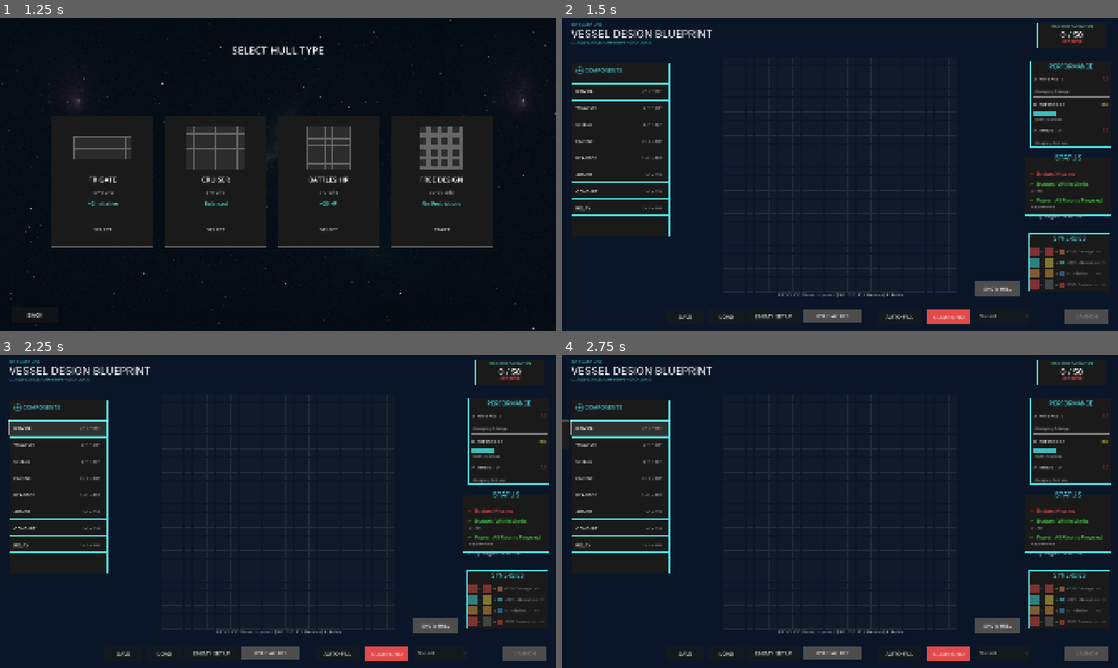
Above: before the commit, frames 1-4 (two rows, left to right).
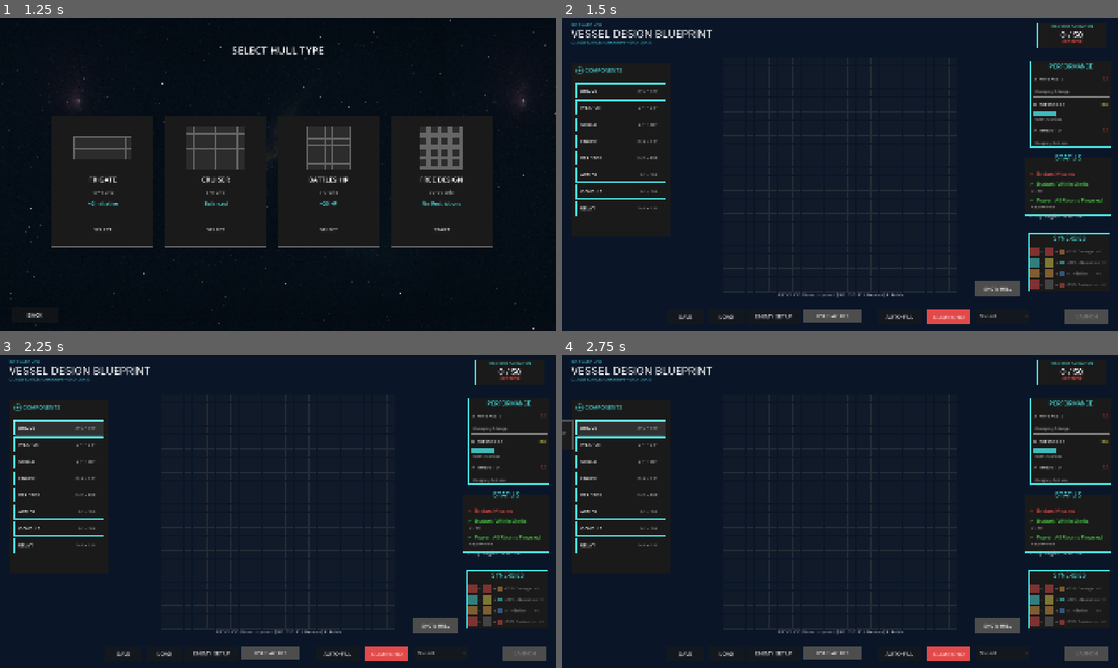
Above: after the commit, the same moments.

Repository: cautiouskurns/Startship-Designer
Game: Godot game, scene res://scenes/mission/MissionSelect.tscn
Two runs of this game, one before a commit and one after it. Both use one fixed random seed, a clock stepped at 60 frames per second and the inputs below. Sound files missing from this copy of the repository are replaced by a short silence.
Inputs (mouse positions are in pixels of both pictures, inside the frame that each line leads up to):
- Up to frame 1 (1.25 s): click "PATROL DUTY" at 0.5 s
- Up to frame 2 (1.5 s): click "START" at 1.25 s
- Up to frame 3 (2.25 s): click (61, 426) at 2 s
- Up to frame 4 (2.75 s): no input

Frame 1 is identical in both runs. In frame 2, 0.9% of the frame differs, in the area x 1-20%, y 14-70%; in frame 3, 0.9%; in frame 4, 1.0%, in the area x 0-20%, y 14-70%.

Commit message:
fix: Adjust border widths for RoomPalettePanel and RoomTypeButton for consistent styling

Diff:
--- a/scenes/designer/components/RoomPalettePanel.tscn
+++ b/scenes/designer/components/RoomPalettePanel.tscn
@@ -5,10 +5,10 @@
 
 [sub_resource type="StyleBoxFlat" id="StyleBoxFlat_components_panel"]
 bg_color = Color(0.101961, 0.101961, 0.101961, 1)
-border_width_left = 2
-border_width_top = 2
-border_width_right = 2
-border_width_bottom = 2
+border_width_left = 1
+border_width_top = 1
+border_width_right = 1
+border_width_bottom = 1
 border_color = Color(0.290196, 0.886275, 0.886275, 1)
 
 [node name="RoomPalettePanel" type="Panel"]
@@ -45,42 +45,52 @@
 custom_minimum_size = Vector2(0, 10)
 layout_mode = 2
 
-[node name="BridgeButton" parent="VBoxContainer" instance=ExtResource("2")]
+[node name="ButtonsMargin" type="MarginContainer" parent="VBoxContainer"]
+layout_mode = 2
+size_flags_vertical = 3
+theme_override_constants/margin_left = 16
+theme_override_constants/margin_right = 16
+
+[node name="ButtonsContainer" type="VBoxContainer" parent="VBoxContainer/ButtonsMargin"]
+layout_mode = 2
+theme_override_constants/separation = 8
+
+[node name="BridgeButton" parent="VBoxContainer/ButtonsMargin/ButtonsContainer" instance=ExtResource("2")]
 custom_minimum_size = Vector2(240, 50)
 layout_mode = 2
 room_type = 1
 
-[node name="WeaponButton" parent="VBoxContainer" instance=ExtResource("2")]
+[node name="WeaponButton" parent="VBoxContainer/ButtonsMargin/ButtonsContainer" instance=ExtResource("2")]
 custom_minimum_size = Vector2(240, 50)
 layout_mode = 2
 room_type = 2
 
-[node name="ShieldButton" parent="VBoxContainer" instance=ExtResource("2")]
+[node name="ShieldButton" parent="VBoxContainer/ButtonsMargin/ButtonsContainer" instance=ExtResource("2")]
 custom_minimum_size = Vector2(240, 50)
 layout_mode = 2
 room_type = 3
 
-[node name="EngineButton" parent="VBoxContainer" instance=ExtResource("2")]
+[node name="EngineButton" parent="VBoxContainer/ButtonsMargin/ButtonsContainer" instance=ExtResource("2")]
 custom_minimum_size = Vector2(240, 50)
 layout_mode = 2
 room_type = 4
 
-[node name="ReactorButton" parent="VBoxContainer" instance=ExtResource("2")]
+[node name="ReactorButton" parent="VBoxContainer/ButtonsMargin/ButtonsContainer" instance=ExtResource("2")]
 custom_minimum_size = Vector2(240, 50)
 layout_mode = 2
 room_type = 5
 
-[node name="ArmorButton" parent="VBoxContainer" instance=ExtResource("2")]
+[node name="ArmorButton" parent="VBoxContainer/ButtonsMargin/ButtonsContainer" instance=ExtResource("2")]
 custom_minimum_size = Vector2(240, 50)
 layout_mode = 2
 room_type = 6
 
-[node name="ConduitButton" parent="VBoxContainer" instance=ExtResource("2")]
+[node name="ConduitButton" parent="VBoxContainer/ButtonsMargin/ButtonsContainer" instance=ExtResource("2")]
 custom_minimum_size = Vector2(240, 50)
 layout_mode = 2
 room_type = 7
 
-[node name="RelayButton" parent="VBoxContainer" instance=ExtResource("2")]
+[node name="RelayButton" parent="VBoxContainer/ButtonsMargin/ButtonsContainer" instance=ExtResource("2")]
 custom_minimum_size = Vector2(240, 50)
 layout_mode = 2
 room_type = 8
--- a/scenes/designer/components/RoomTypeButton.tscn
+++ b/scenes/designer/components/RoomTypeButton.tscn
@@ -4,26 +4,26 @@
 
 [sub_resource type="StyleBoxFlat" id="StyleBoxFlat_normal"]
 bg_color = Color(0.101961, 0.101961, 0.101961, 1)
-border_width_left = 2
-border_width_top = 2
-border_width_right = 2
-border_width_bottom = 2
+border_width_left = 1
+border_width_top = 1
+border_width_right = 1
+border_width_bottom = 1
 border_color = Color(0.290196, 0.886275, 0.886275, 1)
 
 [sub_resource type="StyleBoxFlat" id="StyleBoxFlat_pressed"]
 bg_color = Color(0.290196, 0.886275, 0.886275, 0.2)
-border_width_left = 2
-border_width_top = 2
-border_width_right = 2
-border_width_bottom = 2
+border_width_left = 1
+border_width_top = 1
+border_width_right = 1
+border_width_bottom = 1
 border_color = Color(0.290196, 0.886275, 0.886275, 1)
 
 [sub_resource type="StyleBoxFlat" id="StyleBoxFlat_hover"]
 bg_color = Color(0.172549, 0.172549, 0.172549, 1)
-border_width_left = 2
-border_width_top = 2
-border_width_right = 2
-border_width_bottom = 2
+border_width_left = 1
+border_width_top = 1
+border_width_right = 1
+border_width_bottom = 1
 border_color = Color(0.290196, 0.886275, 0.886275, 1)
 
 [sub_resource type="StyleBoxFlat" id="StyleBoxFlat_tooltip"]
--- /dev/null
+++ b/scripts/data/BalanceConstants.gd
@@ -0,0 +1,93 @@
+class_name BalanceConstants
+
+## Centralized game balance constants for easy tuning
+## Phase 1: Extracted from scattered magic numbers across codebase
+## Future: These will be loaded from JSON files for data-driven balance
+
+## ============================================================================
+## COMBAT BALANCE CONSTANTS
+## ============================================================================
+
+## Damage calculation
+const DAMAGE_PER_WEAPON: int = 10  # Base damage dealt by each powered weapon
+const FIRE_RATE_SYNERGY_BONUS: float = 0.15  # 15% bonus damage per weapon with synergy
+
+## Shield calculation
+const SHIELD_ABSORPTION_PER_SHIELD: int = 15  # HP absorbed by each powered shield
+const SHIELD_CAPACITY_SYNERGY_BONUS: float = 0.20  # 20% bonus absorption per shield with synergy
+
+## Room destruction
+const ROOM_DESTRUCTION_THRESHOLD: int = 10  # Damage required to destroy one room (changed from 20)
+
+## Hull HP
+const BASE_HULL_HP: int = 60  # Base hull HP before armor bonuses
+const HP_PER_ARMOR: int = 20  # Additional HP granted by each armor room
+
+## Initiative
+const INITIATIVE_SYNERGY_BONUS: int = 1  # Bonus initiative per engine synergy
+
+## Synergy effects
+const DURABILITY_SYNERGY_RESISTANCE_CHANCE: float = 0.25  # 25% chance weapon resists destruction
+
+## ============================================================================
+## POWER SYSTEM CONSTANTS
+## ============================================================================
+
+const RELAY_COVERAGE_RADIUS: float = 3.0  # Radius in tiles for relay coverage
+
+## ============================================================================
+## COMBAT UI CONSTANTS
+## ============================================================================
+
+const COMBAT_SPEED_DEFAULT: float = 2.0  # Default speed multiplier (2.0 = 0.5x speed)
+const COMBAT_ZOOM_MIN: float = 0.5
+const COMBAT_ZOOM_MAX: float = 1.5
+const COMBAT_ZOOM_STEP: float = 0.25
+const COMBAT_PAN_SPEED: float = 20.0  # Pixels per frame when panning with WASD
+const COMBAT_PAN_LIMIT: float = 300.0  # Maximum pan offset in pixels
+
+## ============================================================================
+## DESIGNER UI CONSTANTS
+## ============================================================================
+
+const DESIGNER_ZOOM_MIN: float = 0.5
+const DESIGNER_ZOOM_MAX: float = 3.0
+const DESIGNER_ZOOM_STEP: float = 0.1
+const DESIGNER_PAN_SPEED: float = 10.0  # Pixels per frame when panning with WASD
+const DESIGNER_TILE_SIZE: int = 25  # Size of each grid tile in pixels
+const DESIGNER_TILE_SPACING: int = 2  # Gap between tiles in pixels
+
+## ============================================================================
+## DISPLAY CONSTANTS
+## ============================================================================
+
+const COMBAT_DISPLAY_TILE_SIZE: int = 96  # Size of tiles in combat ship display
+
+## ============================================================================
+## RATING THRESHOLDS (for ship stats 0-100 scale)
+## ============================================================================
+
+const OFFENSE_RATING_MAX_DAMAGE: int = 50  # Damage value that gives 100 rating
+const DEFENSE_RATING_MAX_VALUE: int = 200  # Defense value that gives 100 rating
+const THRUST_RATING_MAX_INITIATIVE: int = 4  # Initiative value that gives 100 rating
+const SHIELD_VALUE_MULTIPLIER: int = 2  # Shields worth 2x HP in defense rating
+
+## ============================================================================
+## BUDGET DISPLAY THRESHOLDS
+## ============================================================================
+
+const BUDGET_GREEN_THRESHOLD: int = 5  # Remaining budget > 5 displays as green
+const BUDGET_YELLOW_THRESHOLD: int = 1  # Remaining budget >= 1 displays as yellow
+
+## ============================================================================
+## STANDARD UI COLOR PALETTE
+## ============================================================================
+
+const COLOR_RED := Color(0.886, 0.290, 0.290)  # #E24A4A - Danger, enemy, damage
+const COLOR_CYAN := Color(0.290, 0.886, 0.886)  # #4AE2E2 - Player, shields, info
+const COLOR_GREEN := Color(0.290, 0.886, 0.290)  # #4AE24A - Success, positive, valid
+const COLOR_YELLOW := Color(0.886, 0.831, 0.290)  # #E2D44A - Warning, caution
+const COLOR_ORANGE := Color(0.886, 0.627, 0.290)  # #E2A04A - Damage, engines
+const COLOR_BLUE := Color(0.290, 0.565, 0.886)  # #4A90E2 - Bridge, primary
+const COLOR_PURPLE := Color(0.627, 0.290, 0.886)  # #A04AE2 - Special, status
+const COLOR_GRAY := Color(0.667, 0.667, 0.667)  # #AAAAAA - Neutral, disabled
--- a/scripts/designer/RoomPalettePanel.gd
+++ b/scripts/designer/RoomPalettePanel.gd
@@ -7,14 +7,14 @@
 signal rotation_requested  # Phase 7.3 - emitted when rotation button is pressed
 
 ## References to room type buttons
-@onready var bridge_button: RoomTypeButton = $VBoxContainer/BridgeButton
-@onready var weapon_button: RoomTypeButton = $VBoxContainer/WeaponButton
-@onready var shield_button: RoomTypeButton = $VBoxContainer/ShieldButton
-@onready var engine_button: RoomTypeButton = $VBoxContainer/EngineButton
-@onready var reactor_button: RoomTypeButton = $VBoxContainer/ReactorButton
-@onready var armor_button: RoomTypeButton = $VBoxContainer/ArmorButton
-@onready var conduit_button: RoomTypeButton = $VBoxContainer/ConduitButton
-@onready var relay_button: RoomTypeButton = $VBoxContainer/RelayButton  # Feature 1.2
+@onready var bridge_button: RoomTypeButton = $VBoxContainer/ButtonsMargin/ButtonsContainer/BridgeButton
+@onready var weapon_button: RoomTypeButton = $VBoxContainer/ButtonsMargin/ButtonsContainer/WeaponButton
+@onready var shield_button: RoomTypeButton = $VBoxContainer/ButtonsMargin/ButtonsContainer/ShieldButton
+@onready var engine_button: RoomTypeButton = $VBoxContainer/ButtonsMargin/ButtonsContainer/EngineButton
+@onready var reactor_button: RoomTypeButton = $VBoxContainer/ButtonsMargin/ButtonsContainer/ReactorButton
+@onready var armor_button: RoomTypeButton = $VBoxContainer/ButtonsMargin/ButtonsContainer/ArmorButton
+@onready var conduit_button: RoomTypeButton = $VBoxContainer/ButtonsMargin/ButtonsContainer/ConduitButton
+@onready var relay_button: RoomTypeButton = $VBoxContainer/ButtonsMargin/ButtonsContainer/RelayButton  # Feature 1.2
 
 ## Track currently selected button
 var selected_button: RoomTypeButton = null
